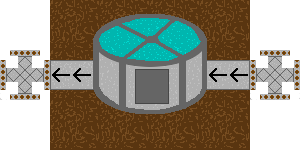
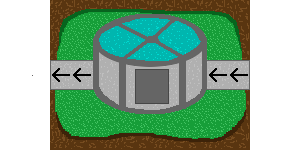
Layers edited between the first and the second (300, 150) image:
hid "Pasted Layer" over [0, 50, 300, 100]
painted on "downOverlay" over [55, 9, 246, 142]
